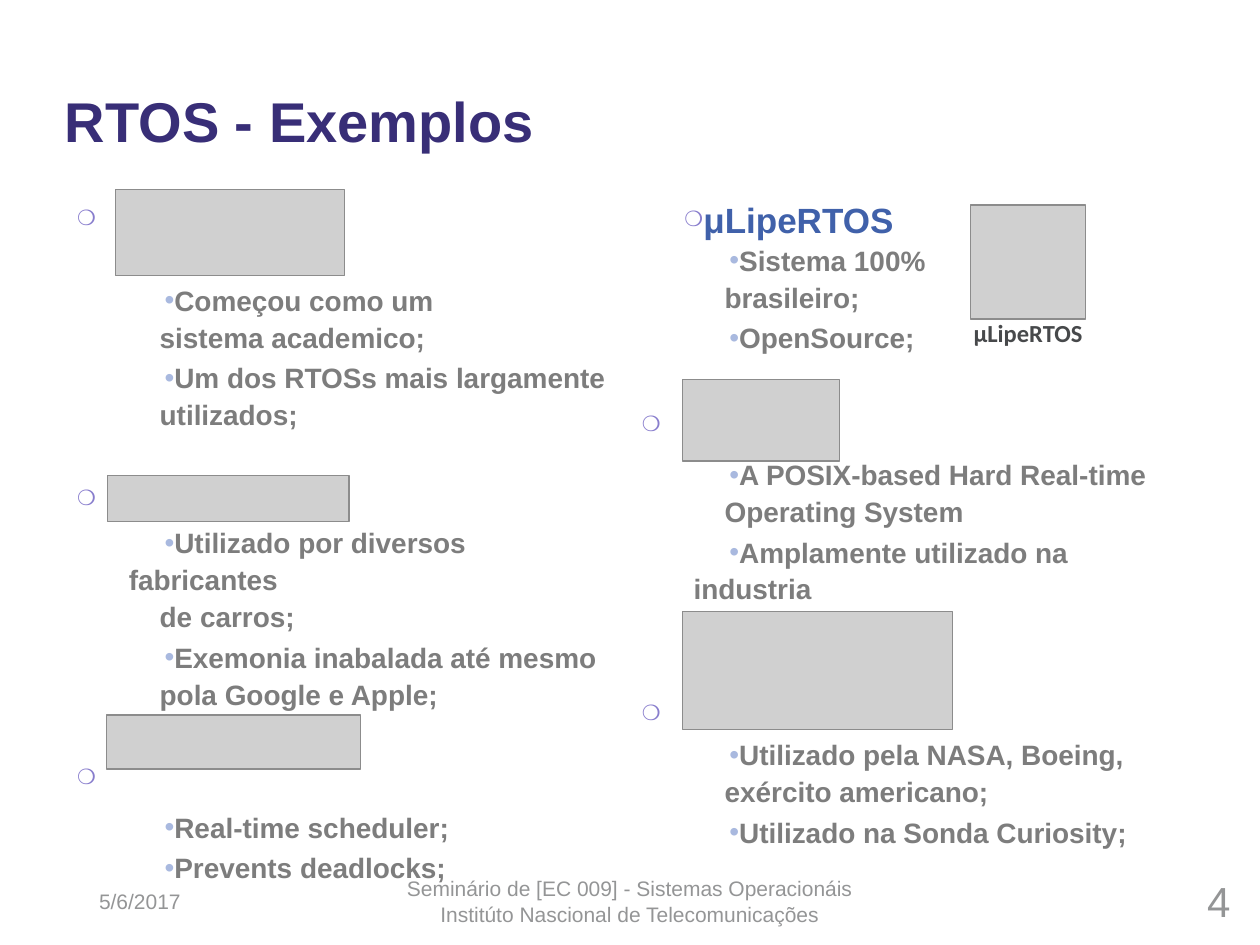
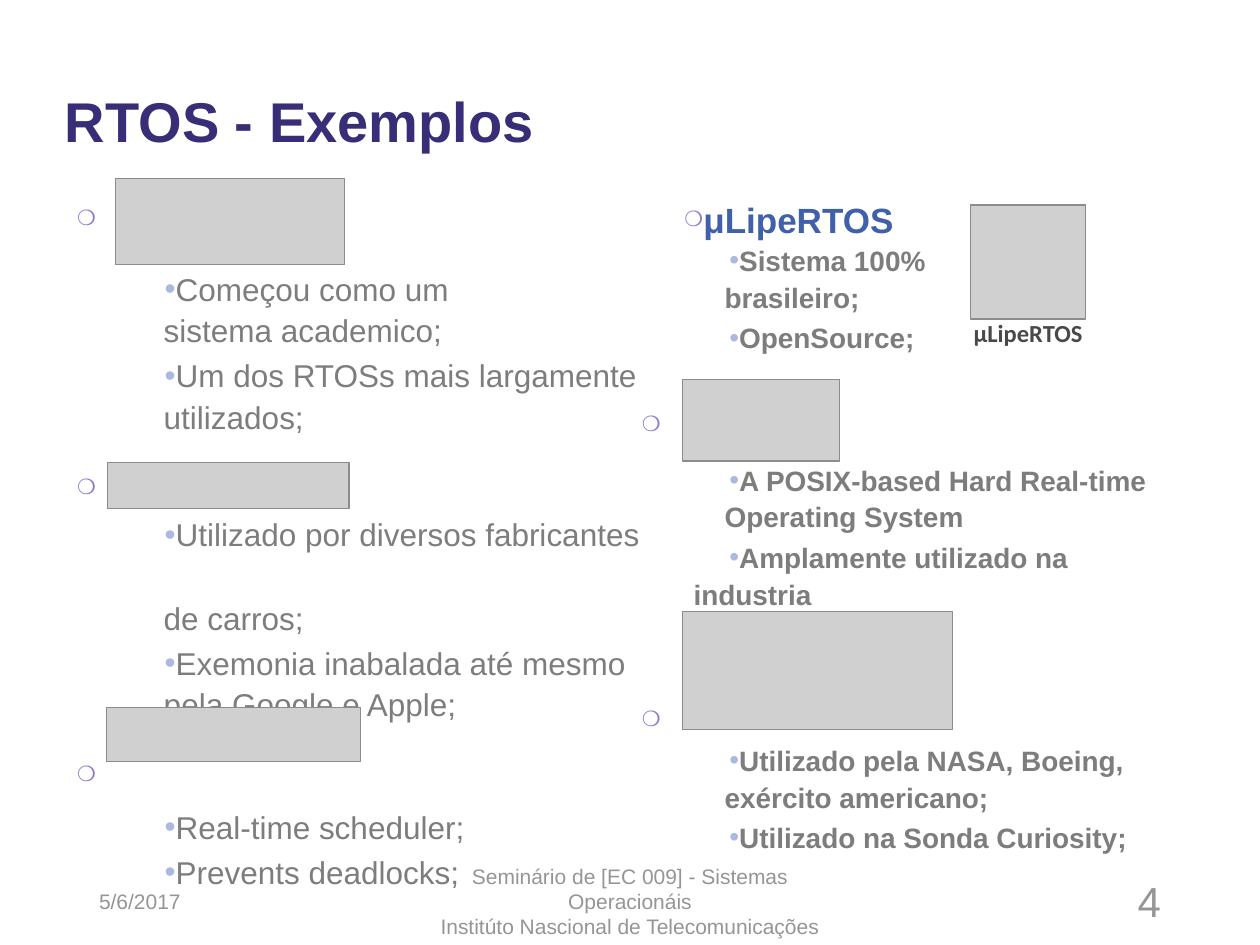
Before and after one commit to VitorDiToro/RTOSs_Semin-rioDeSO-Inatel, a slide deck: slide 4 of Seminario-PPTX.pptx. Drawn at 1260x945 pixels with LibreOffice and Linux fonts; fonts in the diff are those of the drawing; grey boxes stand for pictures; background and template pictures are left out. Boxes give left, top, right and bottom in pixels: in the first picture for what was removed or moved away, otherwise in the second. Text is boxed around its words. In the diff, an @@ line names an element or a change of style, - is before the commit and + after.

```diff
--- a/Seminario-PPTX.pptx
+++ b/Seminario-PPTX.pptx
@@ picture: place and size @@
-picture at <box>115,190,344,276</box>
+picture at <box>115,179,344,265</box>
@@ text "μLipeRTOS" at <box>691,207,1146,853</box>: more space between paragraphs @@
@@ text at <box>126,279,639,888</box>: size 16 to 18 pt in "Começou como um sistema academico;", "Um dos RTOSs mais largamente utilizados;", "Utilizado por diversos fabricantes de carros;", "Real-time scheduler;" and 1 more places; bold off in "Começou como um sistema academico;", "Um dos RTOSs mais largamente utilizados;", "QNX", "Utilizado por diversos fabricantes de carros;" and 3 more places; more space between paragraphs @@
@@ picture: place and size @@
-picture at <box>107,475,349,522</box>
+picture at <box>107,462,349,509</box>
@@ text at <box>164,652,625,722</box>: text changed; size 16 to 18 pt; bold off @@
-  • Exemonia inabalada até mesmo
-    pola Google e Apple;
+  • Exemonia inabalada até mesmo
+    pela Google e Apple;
@@ picture: place and size @@
-picture at <box>107,716,362,770</box>
+picture at <box>107,708,362,762</box>
@@ text "Seminário de [EC 009] - ..." rewrapped from <box>407,880,852,926</box> to <box>441,868,818,939</box> @@
@@ page number: place and size @@
-page number at <box>1207,888,1230,917</box>
+page number at <box>1138,888,1161,917</box>
```
Also in this commit, not shown: 13 other slides changed, 1 other file.
